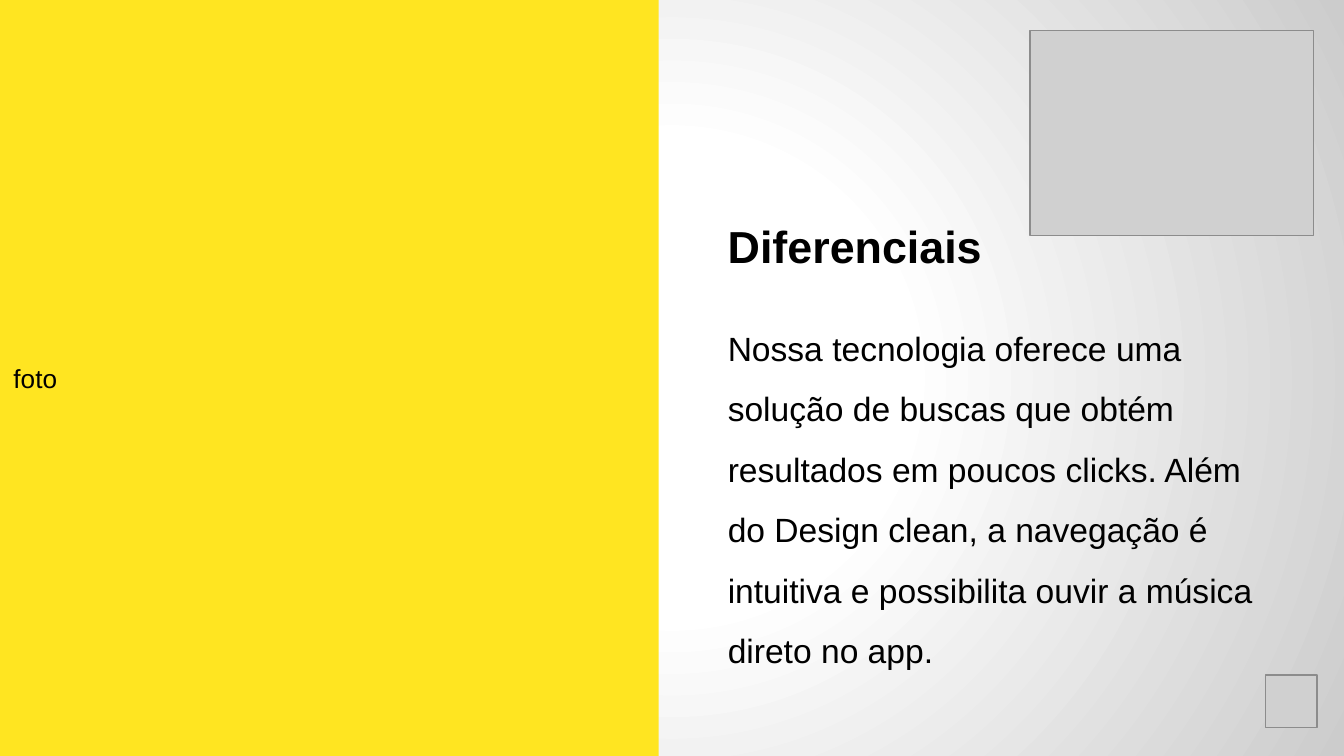
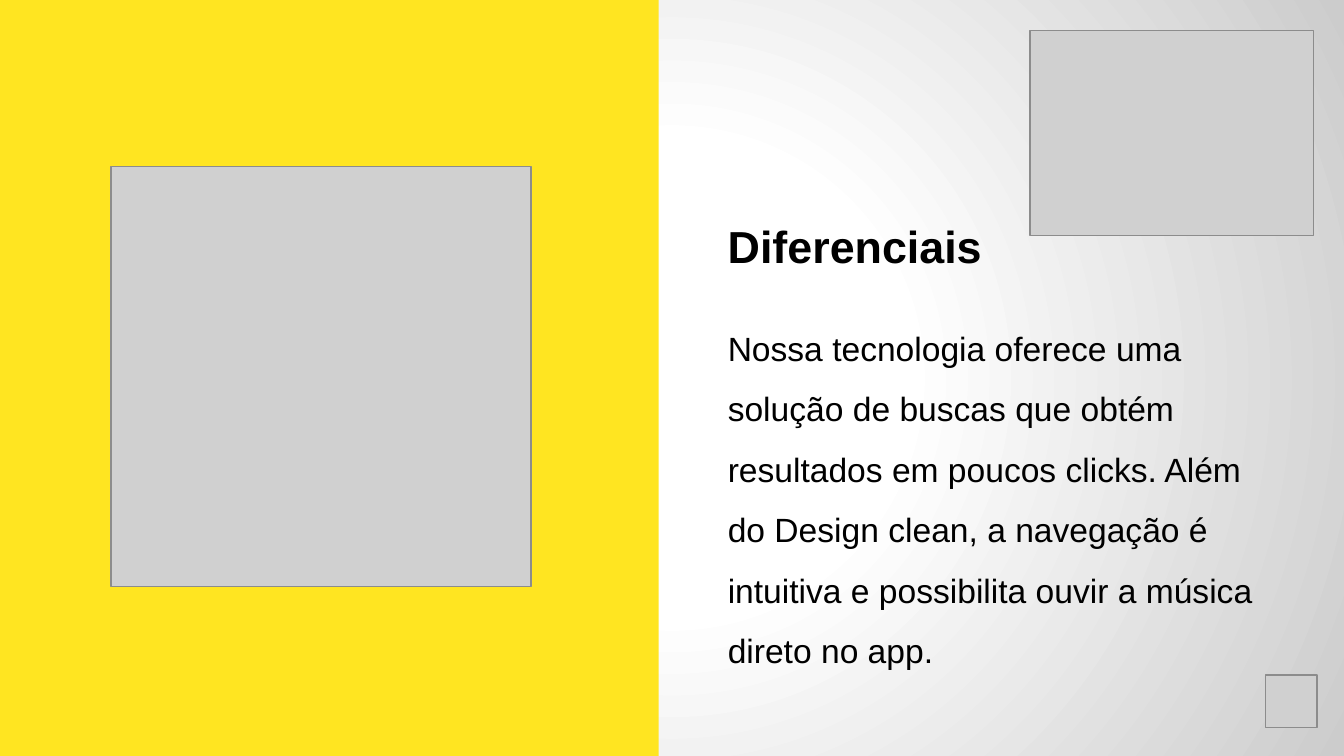
Before and after one commit to dayraroberta/hackathon-laboratoria, a slide deck: slide 6 of Docs/Open house hackaton template.pptx (1).pptx. Drawn at 1344x756 pixels with LibreOffice and Linux fonts; fonts in the diff are those of the drawing; grey boxes stand for pictures. Boxes give left, top, right and bottom in pixels: in the first picture for what was removed or moved away, otherwise in the second. Text is boxed around its words. In the diff, an @@ line names an element or a change of style, - is before the commit and + after.

```diff
--- a/Docs/Open house hackaton template.pptx (1).pptx
+++ b/Docs/Open house hackaton template.pptx (1).pptx
@@ picture added at (x1=112, y1=167, x2=531, y2=586) @@
@@ text in rectangle at (x1=13, y1=369, x2=57, y2=389): text removed @@
-foto
```
Also in this commit, not shown: 1 slide added, 1 slide removed, 2 other files.
